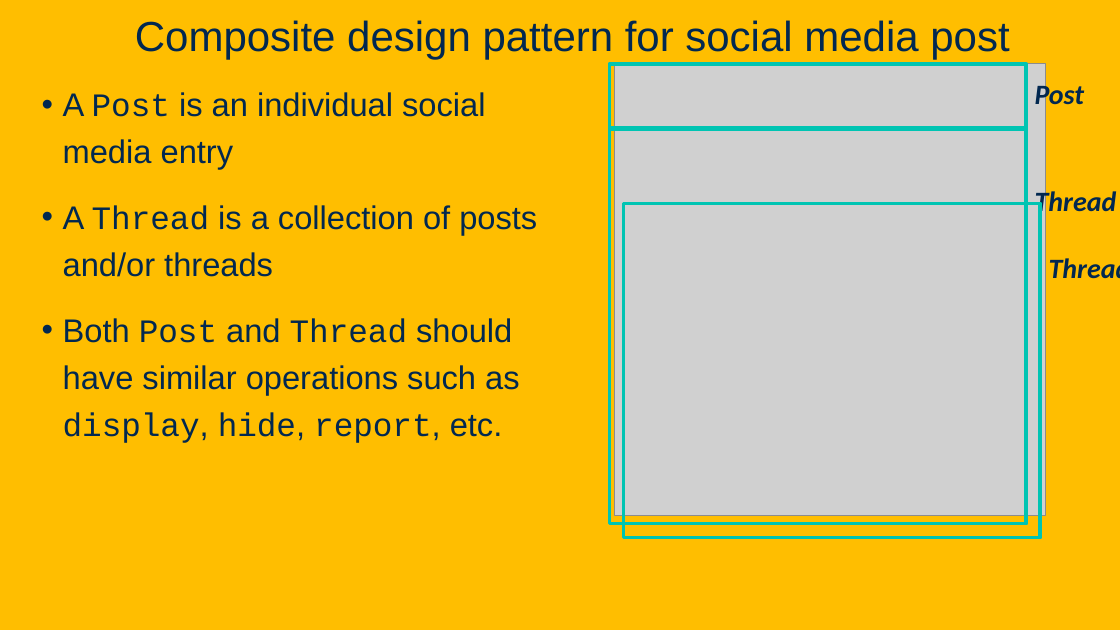
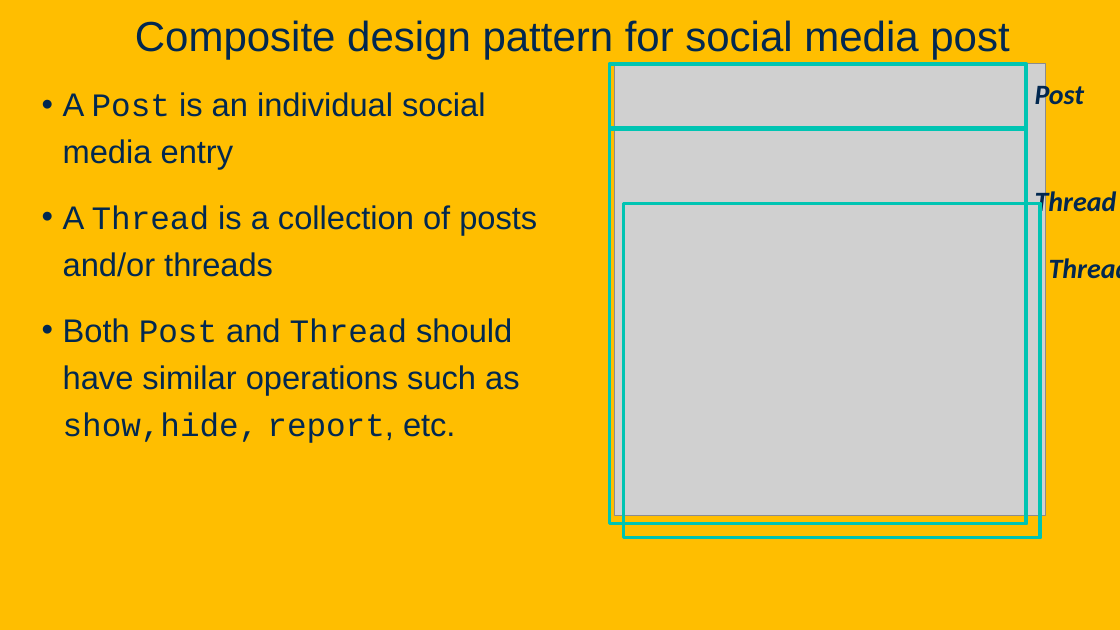
Before and after one commit to davsec-teaching/ECS160-Winter2025, a slide deck: slide 42 of slides/8_design_patterns.pptx (slide 39 before the commit). Drawn at 1120x630 pixels with LibreOffice and Linux fonts; fonts in the diff are those of the drawing; grey boxes stand for pictures; background and template pictures are left out. Boxes give left, top, right and bottom in pixels: in the first picture for what was removed or moved away, otherwise in the second. Text is boxed around its words. In the diff, an @@ line names an element or a change of style, - is before the commit and + after.

Commit message:
Updated design slides

```diff
--- a/slides/8_design_patterns.pptx
+++ b/slides/8_design_patterns.pptx
@@ text at [63, 318, 519, 443]: text changed @@
-• Both Post and Thread should have similar operations such as display, hide, report, etc.
+• Both Post and Thread should have similar operations such as show,hide, report, etc.
```
Also in this commit, not shown: 14 other slides changed, 17 slides added.
